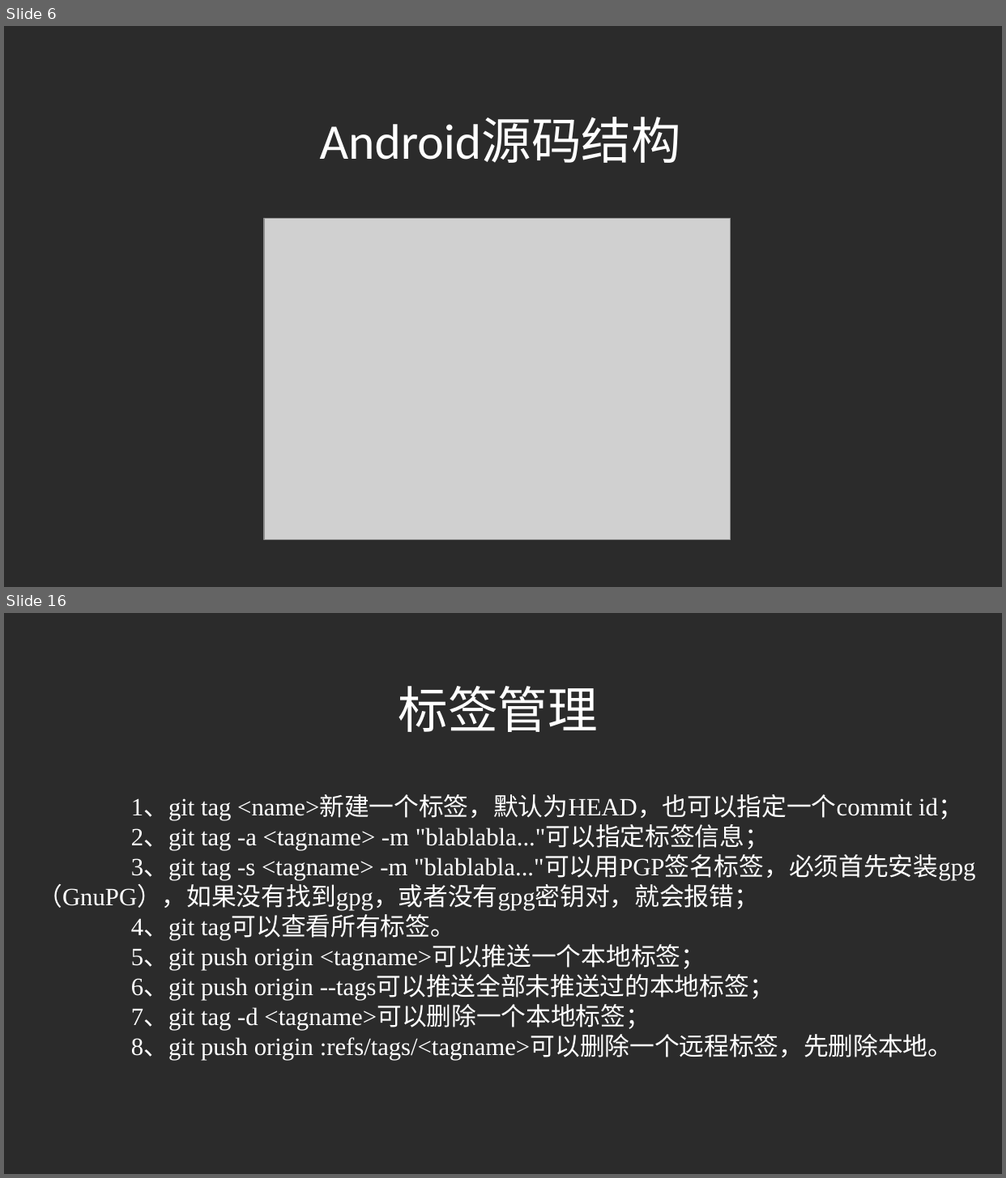
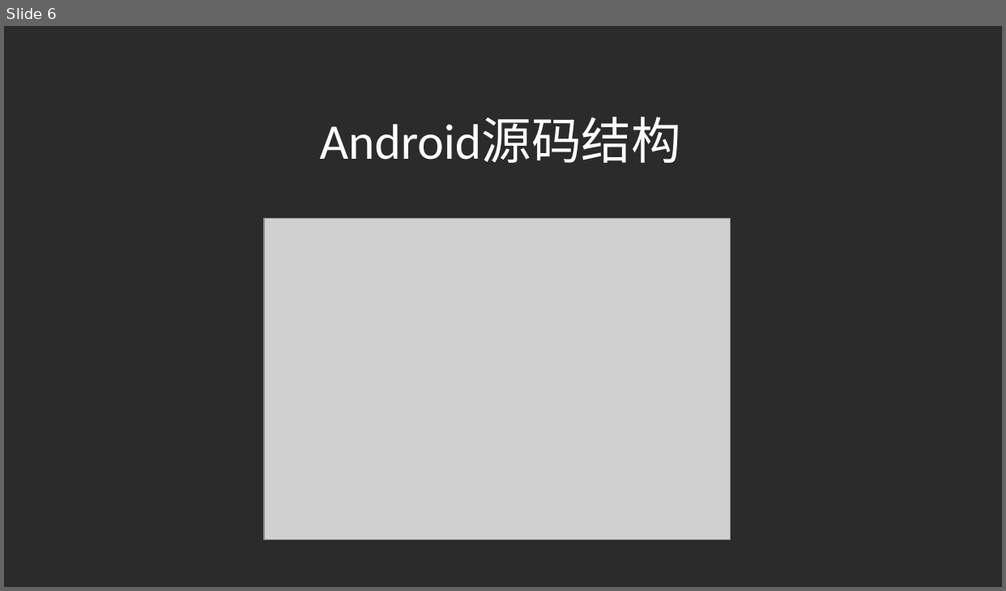
Before and after one commit to liuchangfa/workplace, a slide deck: training/Source/Source.ppt. Shown one above the other, each under a label of ours: slides 6 and 16 before the commit, slide 6 after it; the slides between them are not shown. The pictures are 1006x1178 and 1006x591 pixels, drawn with LibreOffice and Linux fonts; fonts in the diff are those of the drawing; grey boxes stand for pictures; background and template pictures are left out; a plain dark background stands for a picture behind light text. Boxes give left, top, right and bottom in pixels: in the first picture for what was removed or moved away, otherwise in the second. Text is boxed around its words. In the diff, an @@ line names an element or a change of style, - is before the commit and + after.

```diff
--- a/training/Source/Source.ppt
+++ b/training/Source/Source.ppt
@@ slide 16 removed at [4,613,1002,1174], background picture (left out) @@
@@ text removed at [398,686,597,732] @@
-标签管理
@@ text removed at [37,796,975,1060] @@
-1、git tag <name>新建一个标签，默认为HEAD，也可以指定一个commit id；
-2、git tag -a <tagname> -m "blablabla..."可以指定标签信息；
-3、git tag -s <tagname> -m "blablabla..."可以用PGP签名标签，必须首先安装gpg （GnuPG），如果没有找到gpg，或者没有gpg密钥对，就会报错；
-4、git tag可以查看所有标签。
-5、git push origin <tagname>可以推送一个本地标签；
-6、git push origin --tags可以推送全部未推送过的本地标签；
-7、git tag -d <tagname>可以删除一个本地标签；
-8、git push origin :refs/tags/<tagname>可以删除一个远程标签，先删除本地。
```
Also in this commit, not shown: 1 slide changed, 6 slides added, 15 other slides removed, 6 other files.
